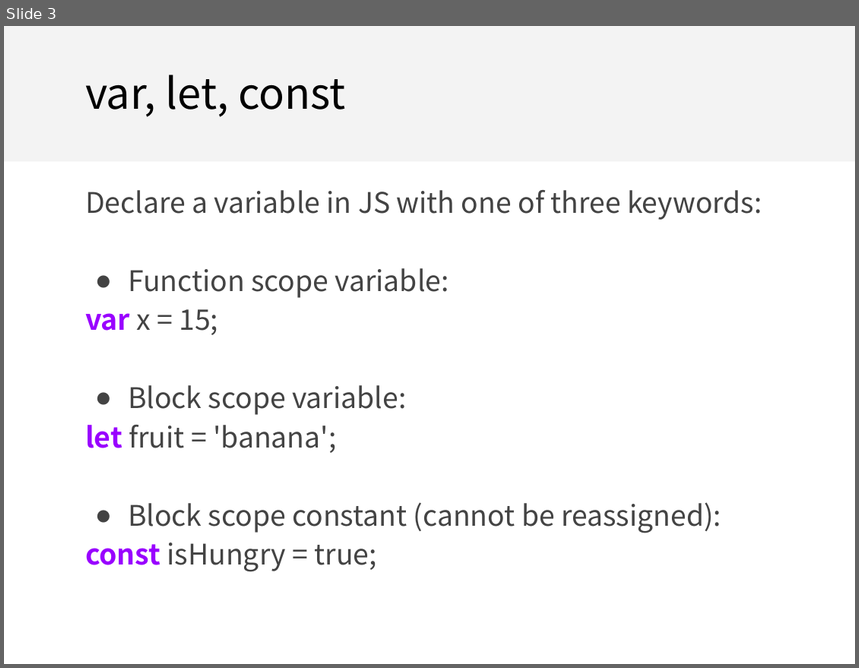
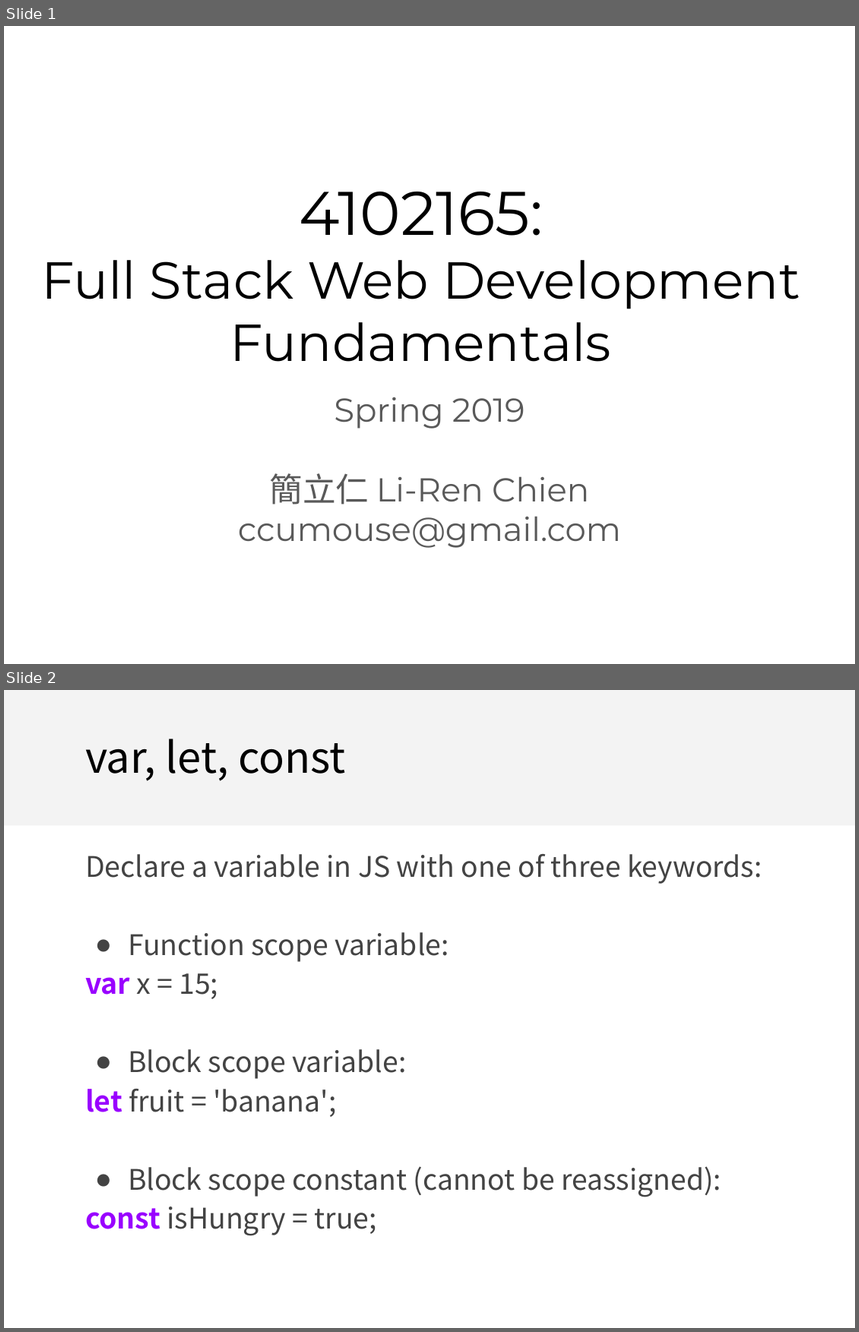
Before and after one commit to fullstackccu/fullstackccu.github.io, a slide deck: lectures/08/lecture08.odp. Shown one above the other, each under a label of ours: slide 3 before the commit, slides 1 and 2 after it. The pictures are 859x668 and 859x1332 pixels, drawn with LibreOffice and Linux fonts; fonts in the diff are those of the drawing. Boxes give left, top, right and bottom in pixels: in the first picture for what was removed or moved away, otherwise in the second. Text is boxed around its words. In the diff, an @@ line names an element or a change of style, - is before the commit and + after.

```diff
--- a/lectures/08/lecture08.odp
+++ b/lectures/08/lecture08.odp
@@ slide 1 added at (4, 26, 855, 664), background #FFFFFF @@
@@ title added at (41, 192, 800, 362), 44 pt, text #000000 @@
+4102165:
+Full Stack Web Development Fundamentals
@@ subtitle added at (238, 397, 621, 548), 28 pt, text #595959 @@
+Spring 2019
+簡立仁 Li-Ren Chien
+ccumouse@gmail.com
@@ what was slide 3 is now slide 2 @@
```
Also in this commit, not shown: 2 slides removed.
